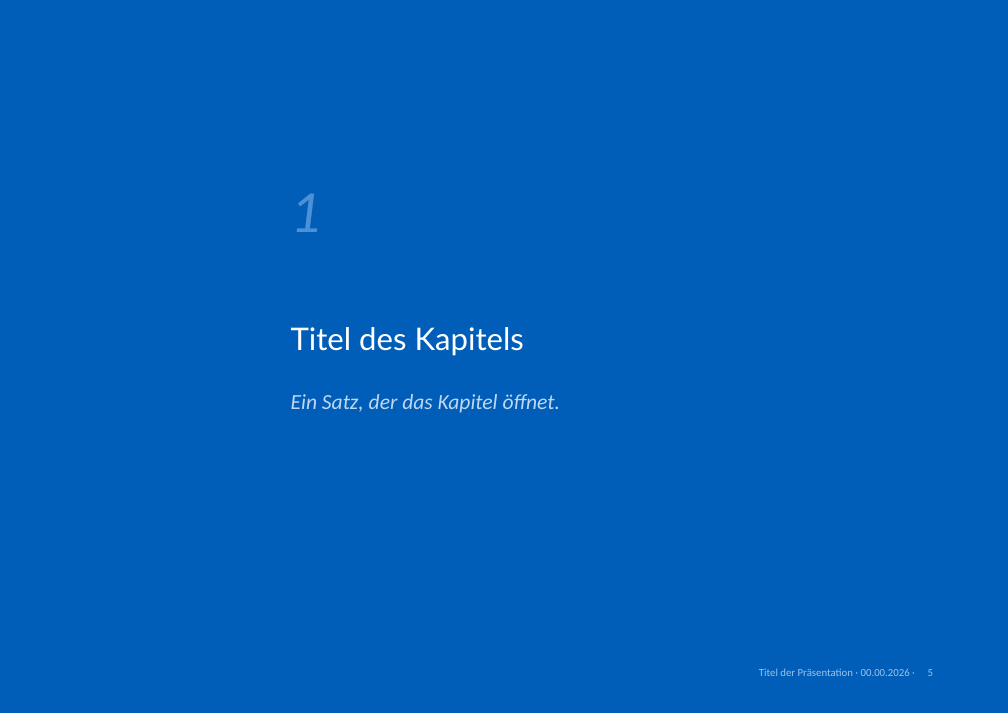
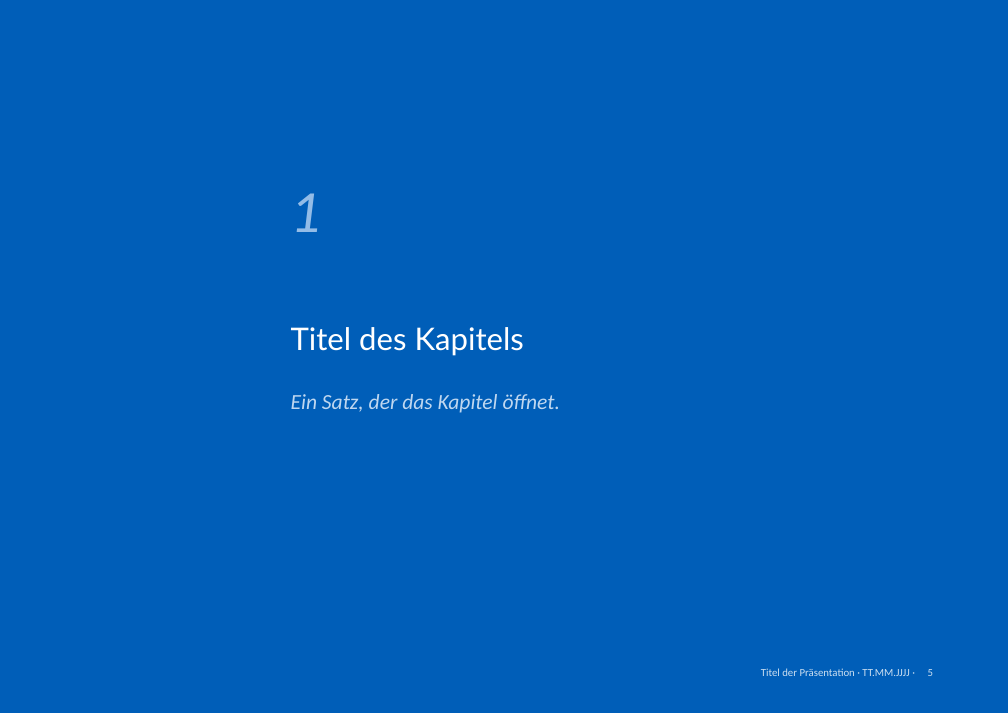
Before and after one commit to phtok/goeloggen, a slide deck: slide 5 of assets/templates/GoetheanumVorlageA4.pptx. Drawn at 1008x713 pixels with LibreOffice and Linux fonts; fonts in the diff are those of the drawing; background and template pictures are left out. Boxes give left, top, right and bottom in pixels: in the first picture for what was removed or moved away, otherwise in the second. Text is boxed around its words. In the diff, an @@ line names an element or a change of style, - is before the commit and + after.

Commit message:
PowerPoint-Vorlage: Kontraste, System-Gold und Datums-Platzhalter geregelt (#472)
Alle im Review gefundenen Regelverstösse behoben:
- B02: Fusszeile/Kontakt/Seitenzahl auf Blau, Geisterziffer, Kennzahl-Gold, Diagramm-Gold auf gerechnet konforme Werte.
- G22: Kicker »Kapitel 01«→»Kapitel 1«, Datum »00.00.2026«→»TT.MM.JJJJ«.
- Fundament: neues Token --on-accent-muted (Design-System 1.9.5).
Master-Seitenzahl auf Weiss + Theme-Swatches bewusst offen (separater Marken-/Weiss-Entscheid).

```diff
--- a/assets/templates/GoetheanumVorlageA4.pptx
+++ b/assets/templates/GoetheanumVorlageA4.pptx
@@ text "1" at (291, 193, 321, 232): text colour #4D90D6 to #93BCE7 @@
@@ text at (761, 668, 909, 676): text changed; text colour #9CC3EC to #CCDFF1 @@
-Titel der Präsentation · 00.00.2026 ·
+Titel der Präsentation · TT.MM.JJJJ ·
@@ page number at (928, 669, 933, 676): text colour #9CC3EC to #CCDFF1 @@
```
Also in this commit, not shown: 14 other slides changed, 4 other files.
